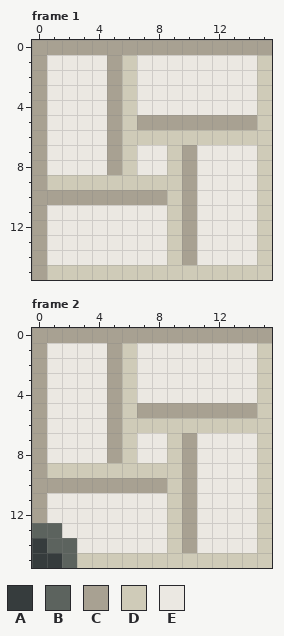
Two versions of one pixel-art file, tilemap.aseprite. The picture above is the old version.
16x16 pixels, 3 frames. Shown: frame 1, frame 2. The commit also changed other frames, which this record leaves out.
Palette (. is transparent): A #363c3d  B #5c635e  C #a8a192  D #cfcbb8  E #ebe8e2
Pixels before, frame 1, first column x 0:
 0 CCCCCCCCCCCCCCCC
 1 CEEEECDEEEEEEEED
 2 CEEEECDEEEEEEEED
 3 CEEEECDEEEEEEEED
 4 CEEEECDEEEEEEEED
 5 CEEEECDCCCCCCCCD
 6 CEEEECDDDDDDDDDD
 7 CEEEECDEEDCEEEED
 8 CEEEECDEEDCEEEED
 9 CDDDDDDDDDCEEEED
10 CCCCCCCCCDCEEEED
11 CEEEEEEEEDCEEEED
12 CEEEEEEEEDCEEEED
13 CEEEEEEEEDCEEEED
14 CEEEEEEEEDCEEEED
15 CDDDDDDDDDDDDDDD
Pixels before, frame 2, first column x 0:
 0 CCCCCCCCCCCCCCCC
 1 CEEEECDEEEEEEEED
 2 CEEEECDEEEEEEEED
 3 CEEEECDEEEEEEEED
 4 CEEEECDEEEEEEEED
 5 CEEEECDCCCCCCCCD
 6 CEEEECDDDDDDDDDD
 7 CEEEECDEEDCEEEED
 8 CEEEECDEEDCEEEED
 9 CDDDDDDDDDCEEEED
10 CCCCCCCCCDCEEEED
11 CEEEEEEEEDCEEEED
12 CEEEEEEEEDCEEEED
13 BBEEEEEEEDCEEEED
14 ABBEEEEEEDCEEEED
15 AABDDDDDDDDDDDDD
New version:
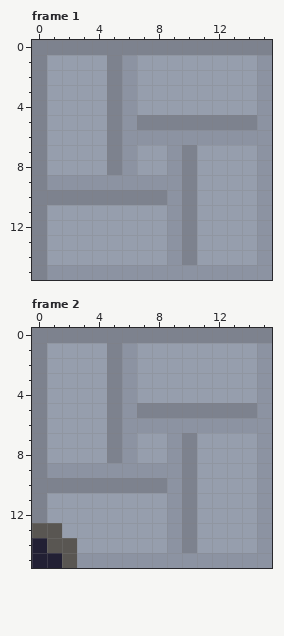
What changed:
layer "Floor" added
colour A: #363c3d -> #222034
colour B: #5c635e -> #595652
colour C: #a8a192 -> #7d828e
colour D: #cfcbb8 -> #8c93a2
colour E: #ebe8e2 -> #969ead
Changed places in both pictures, as pixel boxes (x1, y1, x2, y2):
changed: (32, 40, 272, 280)
changed: (32, 328, 272, 568)
